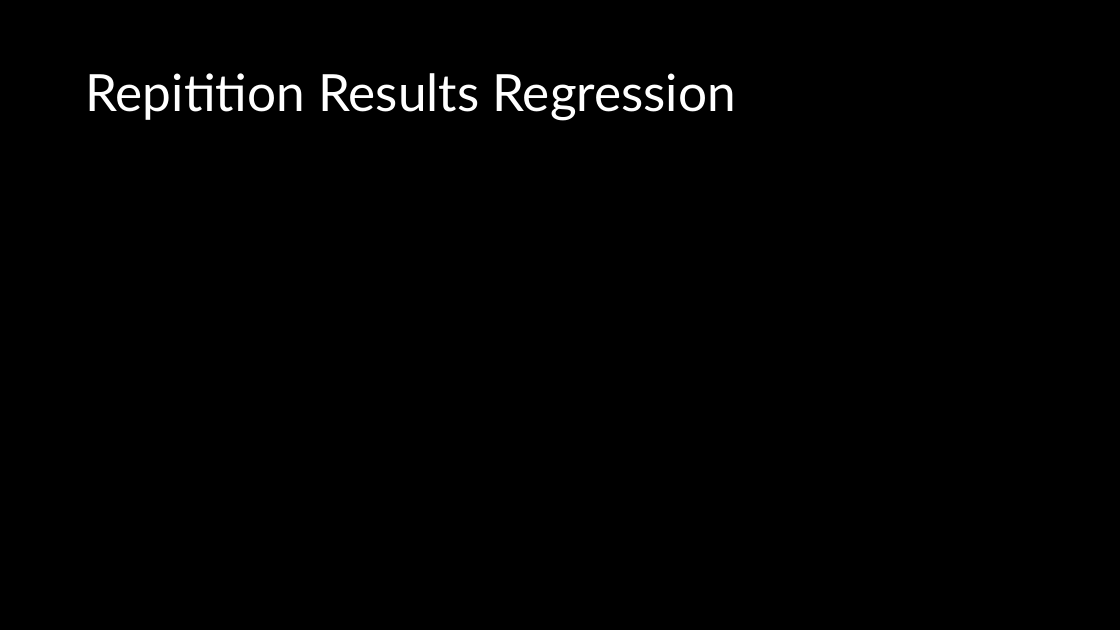
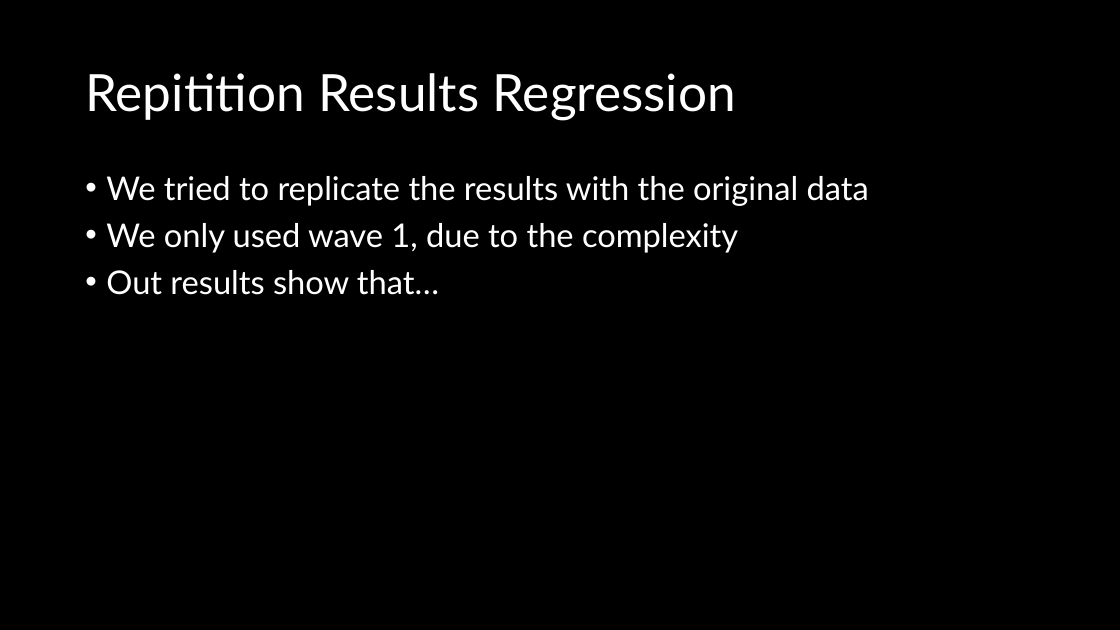
Before and after one commit to Nomandes/social_science_replication_good_news, a slide deck: slide 7 of replication_presentation.pptx (slide 8 before the commit). Drawn at 1120x630 pixels with LibreOffice and Linux fonts; fonts in the diff are those of the drawing. Boxes give left, top, right and bottom in pixels: in the first picture for what was removed or moved away, otherwise in the second. Text is boxed around its words. In the diff, an @@ line names an element or a change of style, - is before the commit and + after.

```diff
--- a/replication_presentation.pptx
+++ b/replication_presentation.pptx
@@ text added at (106,176,869,295), 28 pt, text #FFFFFF @@
+• We tried to replicate the results with the original data
+• We only used wave 1, due to the complexity
+• Out results show that…
```
Also in this commit, not shown: 7 other slides changed, 1 slide removed.
